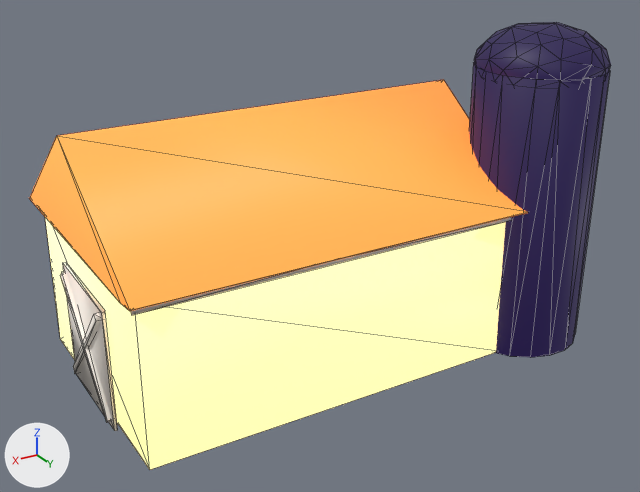
The glTF model public/models/lod2/barn.glb: old version first, new version second.
One viewpoint serves both versions: a 50 mm lens placed at (11.82, 22.37, 14.45), pointed at (-1.15, 0.75, 3.64). The lights are fixed; the arrows at lower left show +X, +Y and +Z. The older version comes first. Mesh edges are drawn as thin lines. Where no turn or scale is listed for an object, it has been applied to the vertices. Vertices at exactly the same position are counted once.

Objects in the first picture: 'barn'.
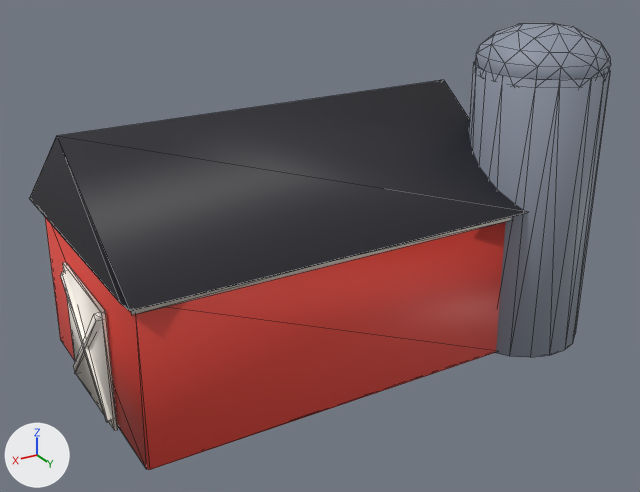
What the commit changed:
me_barn_001 has 194 vertices, 348 faces and spans x -7.9..7.9, y -4.7..4.7, z -5.1..5.1.
me_barn_001 is used by ob_barn; location (-1.59, 0.28, 5.1).
Part 1, on me_barn_001:
40 vertices are removed from x -7.9..-4.0, y 0.8..4.7, z 2.7..5.0.
164 faces are deleted.
7 vertices move from x -6.6..-4.5, y 1.5..4.6, z 2.8..5.0 to x -6.2..-4.7, y 1.5..4.7, z 2.8..4.8.
40 vertices are added at x -7.8..7.5, y -4.2..4.6, z -5.1..5.0.
164 new faces join them.
me_barn_001 part 2: 184 kept faces spanning x -7.9..7.9, y -4.7..4.7, z -5.1..5.0 get new texture (UV) coordinates.

Location of each change, [x1, y1, x2, y2] in pixels of the pictures (640 x 492 px; the box of a moved part takes in the faces that stretch with it):
'barn', reshaped: before [29, 22, 611, 470]; after [29, 23, 611, 470]
part 1 of me_barn_001, moved or reshaped: before [45, 22, 611, 470]; after [45, 23, 611, 470]
part 2 of me_barn_001, surface changed: before [29, 50, 611, 470]; after [29, 58, 611, 470]
